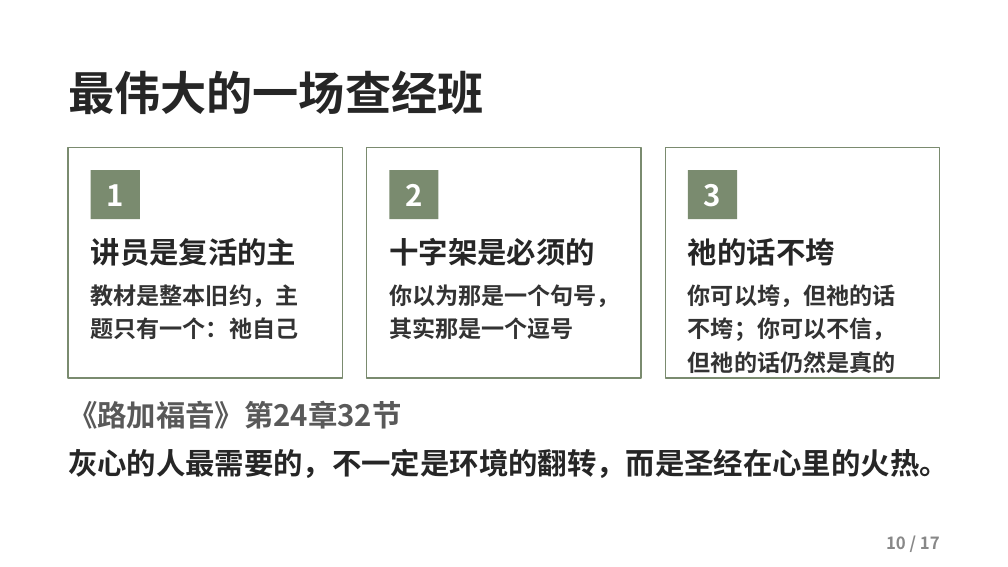
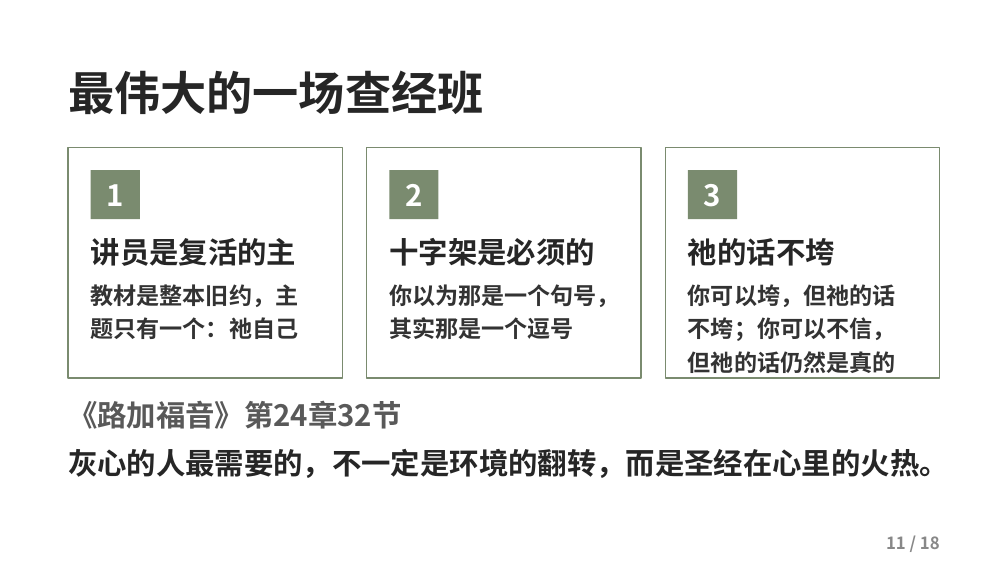
Before and after one commit to kaylechou/propresenter-lyric-tool, a slide deck: slide 11 of docs/从灰心到见证.pptx (slide 10 before the commit). Drawn at 1008x567 pixels with LibreOffice and Linux fonts; fonts in the diff are those of the drawing; background and template pictures are left out. Boxes give left, top, right and bottom in pixels: in the first picture for what was removed or moved away, otherwise in the second. Text is boxed around its words. In the diff, an @@ line names an element or a change of style, - is before the commit and + after.

```diff
--- a/docs/从灰心到见证.pptx
+++ b/docs/从灰心到见证.pptx
@@ text at (x1=886, y1=536, x2=940, y2=549): text changed @@
-10 / 17
+11 / 18
```
Also in this commit, not shown: 16 other slides changed, 1 slide added.
